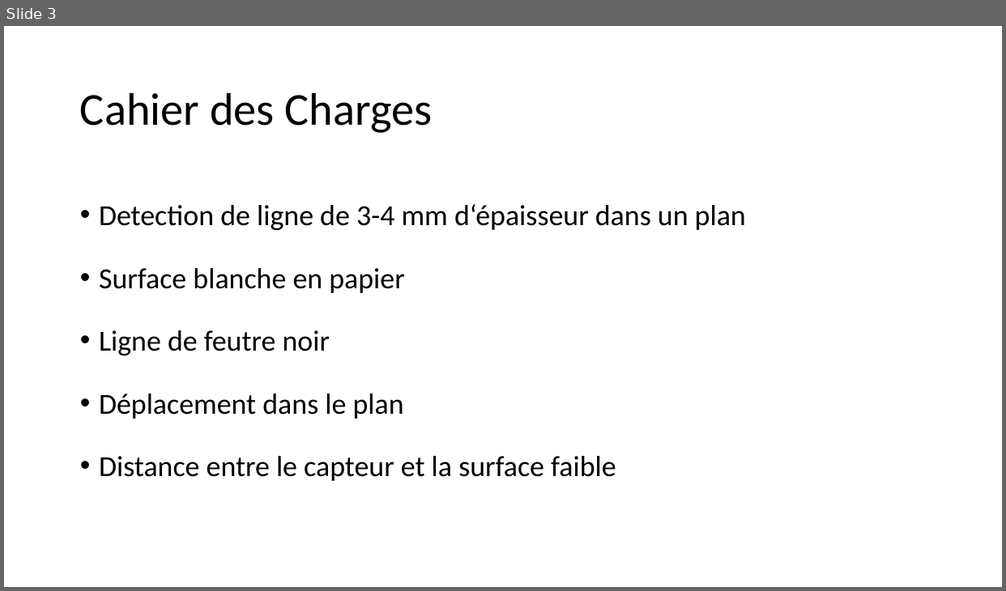
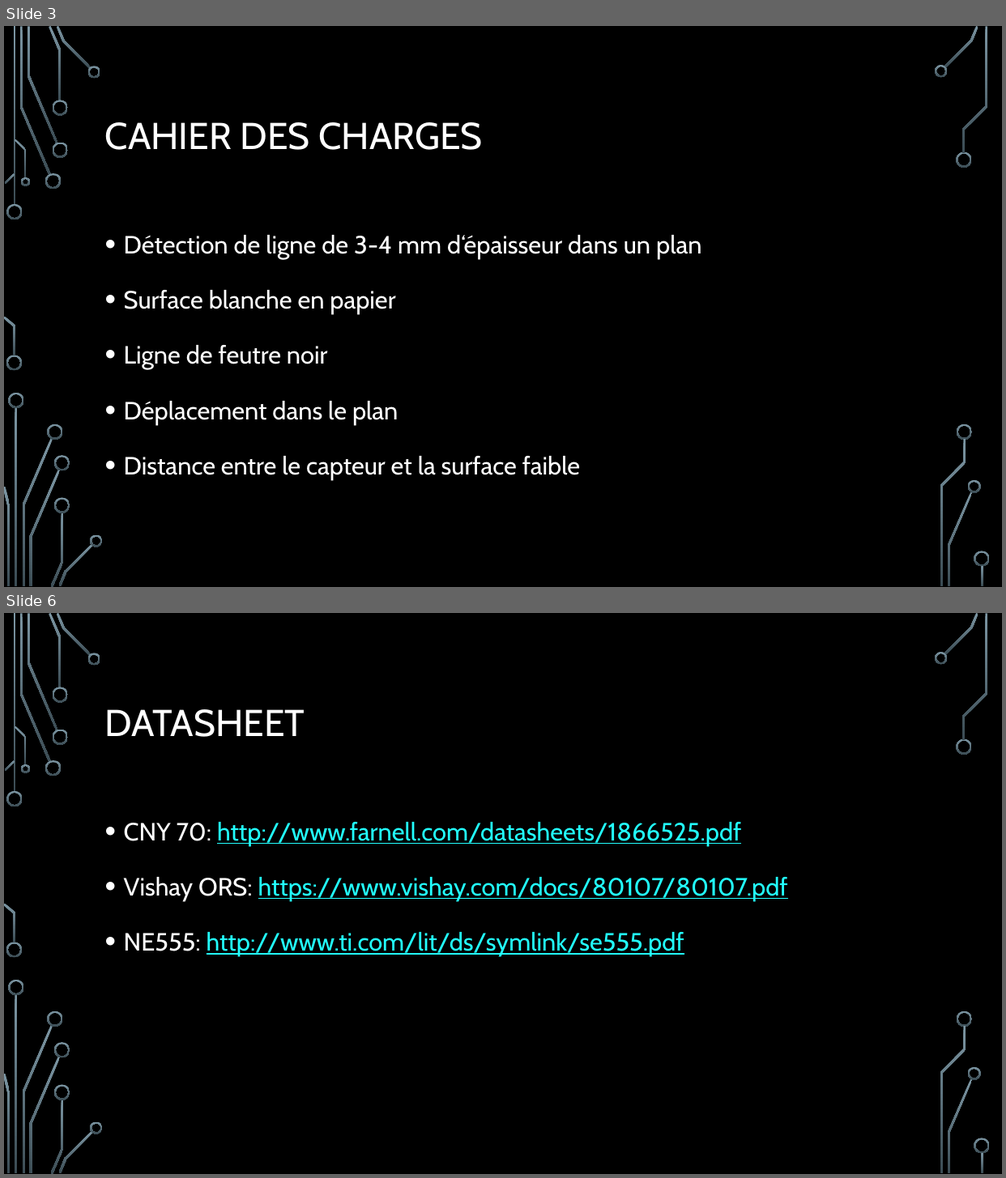
Before and after one commit to robotronik/conferences, a slide deck: Conc_elec/pres/Conception_Elec.pptx. Shown one above the other, each under a label of ours: slide 3 before the commit, slides 3 and 6 after it; the slides between them are not shown. The pictures are 1006x591 and 1006x1178 pixels, drawn with LibreOffice and Linux fonts; fonts in the diff are those of the drawing; background and template pictures are left out. Boxes give left, top, right and bottom in pixels: in the first picture for what was removed or moved away, otherwise in the second. Text is boxed around its words. In the diff, an @@ line names an element or a change of style, - is before the commit and + after.

```diff
--- a/Conc_elec/pres/Conception_Elec.pptx
+++ b/Conc_elec/pres/Conception_Elec.pptx
@@ slide 6 added at <box>4,613,1002,1174</box>, background picture (left out); not listed: 36 template elements that a slide beside it also shows @@
@@ title added at <box>105,709,305,737</box>, 36 pt, text #FFFFFF @@
+DATASHEET
@@ text added at <box>124,822,788,956</box>, 24 pt, text #22FFFF, underline @@
+• CNY 70: http://www.farnell.com/datasheets/1866525.pdf
+• Vishay ORS: https://www.vishay.com/docs/80107/80107.pdf
+• NE555: http://www.ti.com/lit/ds/symlink/se555.pdf
@@ slide 3 changed as well @@
@@ background #FFFFFF to picture (left out) @@
@@ title at <box>105,122,483,150</box>: text changed; size 44 to 36 pt; font Calibri to Cabin; text colour #000000 to #FFFFFF @@
-Cahier des Charges
+CAHIER DES CHARGES
@@ text "Détection de ligne de 3-4 ...": place and size @@
-text "Détection de ligne de 3-4 ..." at <box>99,204,746,481</box>
+text "Détection de ligne de 3-4 ..." at <box>124,235,701,480</box>
@@ text at <box>124,235,701,259</box>: text changed; size 28 to 24 pt; font Calibri to Cabin; text colour #000000 to #FFFFFF @@
-• Detection de ligne de 3-4 mm d‘épaisseur dans un plan
+• Détection de ligne de 3-4 mm d‘épaisseur dans un plan
@@ text at <box>124,290,580,480</box>: size 28 to 24 pt, font Calibri to Cabin, text colour #000000 to #FFFFFF in "Surface blanche en papier", "Ligne de feutre noir", "Déplacement dans le plan", "Distance entre le capteur et la surface ..." @@
@@ group added at <box>4,26,990,587</box>: 33 freeform shapes, 3 rectangles @@
```
Also in this commit, not shown: 2 other slides changed, 17 other slides added, 7 slides removed, 21 other files.
